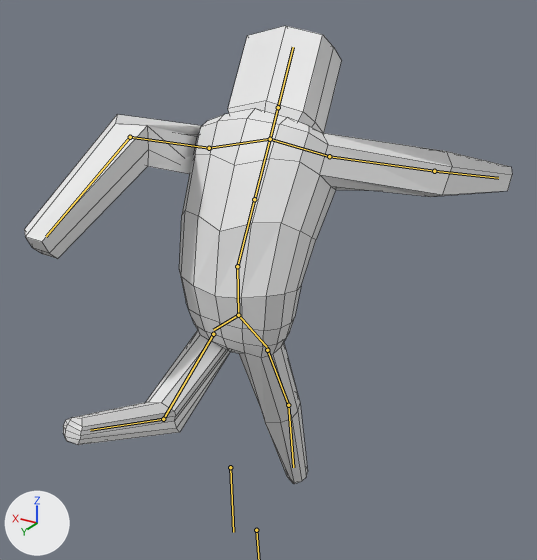
The Blender file Assets/Models/Player/Blender/new_model.blend as it was, and as the next commit left it.
The view is the same before and after, from a 50 mm lens placed at (-5.1, 7.73, 7.63), pointed at (-0.09, -0.62, 3.46). The axes (+X, +Y, +Z) are drawn at lower left. The lights are the same throughout. Both versions are drawn at frame 5 of the action 'ParriedPunch'; the numbers are the values there. The bones that bend it are drawn over the model as lines. Mesh edges are drawn as thin lines.
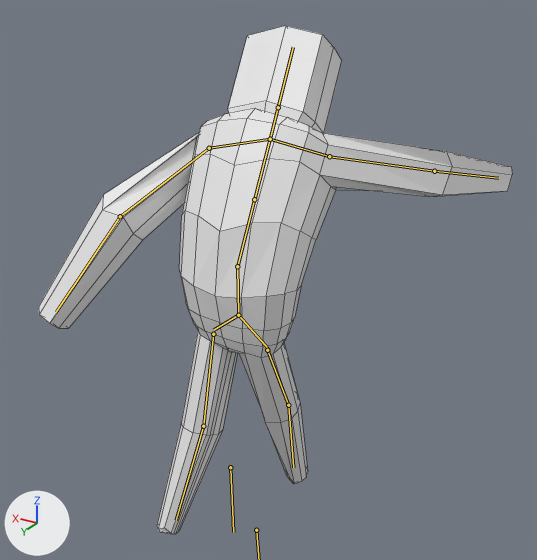
What the commit changed:
Bone 'Thigh_L' (bone_thigh_l) turns from (-1, 1, 61) to (-1, 0, 17) degrees about its own x, y and z.
Bone 'Leg_L' (bone_leg_l) turns from (0, -1, 50) to (1, -1, 10) degrees about its own x, y and z.
Bone 'UpperArm_L' (bone_upperarm_l) turns from (-72, 0, -85) to (-25, 6, -71) degrees about its own x, y and z.
Bone 'LowerArm_L' (bone_lowerarm_l) turns from (53, -3, 0) to (27, -3, 0) degrees about its own x, y and z.

What differs and where, as boxes [x1, y1, x2, y2] in the pictures (537 x 560 px):
'Cube', posed (11% taller): before [24, 26, 512, 484]; after [39, 26, 512, 534]
bone 'Thigh_L', root to tip: before (213, 334) to (163, 419); after (213, 334) to (203, 426)
bone 'Leg_L', root to tip: before (163, 419) to (90, 430); after (203, 426) to (176, 520)
bone 'UpperArm_L', root to tip: before (209, 148) to (130, 137); after (209, 148) to (120, 216)
bone 'LowerArm_L', root to tip: before (130, 137) to (46, 236); after (120, 216) to (56, 312)
